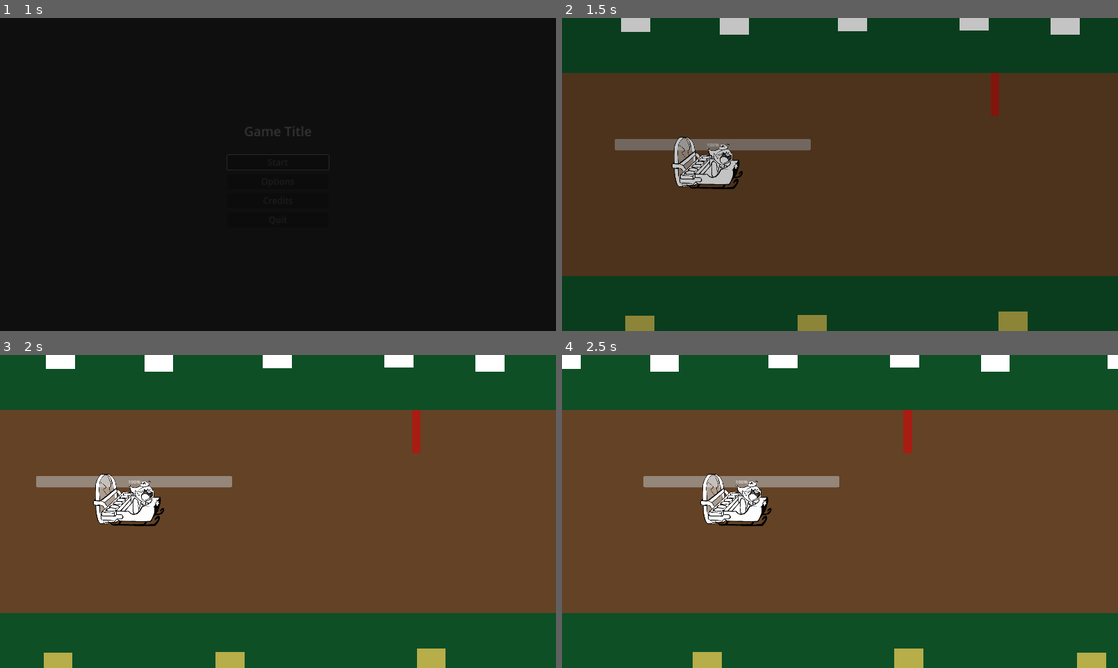
Above: before the commit, frames 1-4 (two rows, left to right).
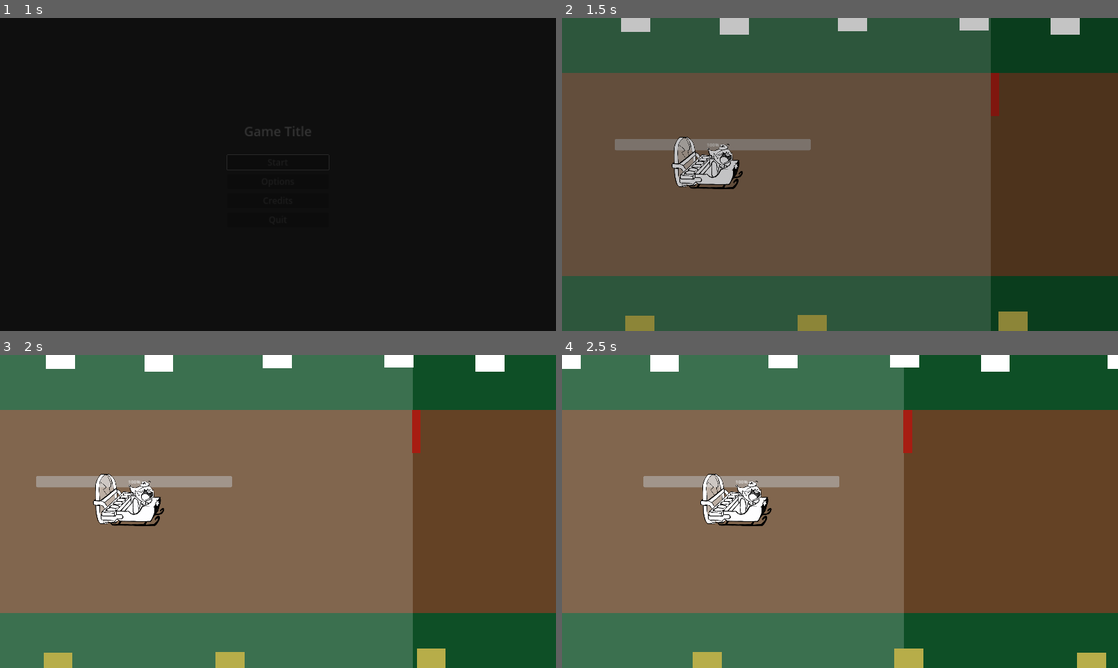
Above: after the commit, the same moments.

Repository: hsandt/ld53
Game: Godot game, scene res://scenes/main_menu_scene.tscn
The game is run twice, just before and just after one commit, with the same random seed, the same clock (stepped at 60 frames per second) and the same inputs.
Inputs (mouse positions are in pixels of both pictures, inside the frame that each line leads up to):
- Up to frame 1 (1 s): tap Enter (ui_accept) at 0.5, 0.77 s; move the mouse to (400, 158) at 0.52 s; hold Right (ui_right) from 0.53 s (still down); hold M (app_next_resolution) from 0.53 s (still down); click (400, 158) at 0.67 s
- Up to frame 2 (1.5 s): move the mouse to (728, 190) at 1.27 s; release Right (ui_right) at 1.28 s; release M (app_next_resolution) at 1.28 s; hold S (down) from 1.28 s (still down); tap N (app_prev_resolution) at 1.35 s
- Up to frame 3 (2 s): keep holding S (down); tap Enter (ui_accept) at 1.52 s
- Up to frame 4 (2.5 s): move the mouse to (895, 442) at 2.02 s; release S (down) at 2.03 s; hold Right (ui_right) from 2.03 s (still down); hold M (app_next_resolution) from 2.03 s (still down)

Frame 1 is identical in both runs. In frame 2, 73% of the frame differs, in the area x 0-78%, y 0-100%; in frame 3, 70%; in frame 4, 58%.

Commit message:
disable 3D option

Diff:
--- a/prefabs/options_menu_custom.tscn
+++ b/prefabs/options_menu_custom.tscn
@@ -102,6 +102,7 @@
 text = "V-Sync"
 
 [node name="MarginContainer2" type="MarginContainer" parent="MarginContainer/ScrollContainer/VBoxContainer"]
+visible = false
 layout_mode = 2
 theme_override_constants/margin_left = 100
 theme_override_constants/margin_right = 100
@@ -167,6 +168,7 @@
 [node name="GamepadClosable" parent="MarginContainer/ScrollContainer/VBoxContainer/MarginContainer3/VBoxContainer/AntiAliasing2DOptionButton" instance=ExtResource("5_nl5i3")]
 
 [node name="AntiAliasing3DLabel" type="Label" parent="MarginContainer/ScrollContainer/VBoxContainer/MarginContainer3/VBoxContainer"]
+visible = false
 layout_mode = 2
 theme_override_font_sizes/font_size = 25
 text = "3D Anti Aliasing"
@@ -174,6 +176,7 @@
 
 [node name="AntiAliasing3DOptionButton" type="OptionButton" parent="MarginContainer/ScrollContainer/VBoxContainer/MarginContainer3/VBoxContainer"]
 unique_name_in_owner = true
+visible = false
 layout_mode = 2
 tooltip_text = "Smooths out edges of 3D objects"
 item_count = 4
--- a/scenes/first_scene.tscn
+++ b/scenes/first_scene.tscn
@@ -1,9 +1,10 @@
-[gd_scene load_steps=11 format=3 uid="uid://ddxu5buxr3lp5"]
+[gd_scene load_steps=12 format=3 uid="uid://ddxu5buxr3lp5"]
 
 [ext_resource type="PackedScene" uid="uid://bkxvhy0xyc6my" path="res://prefabs/ingame/in_game_manager.tscn" id="1_i0ea3"]
+[ext_resource type="Texture2D" uid="uid://d0vvv3dcec8mu" path="res://sprites/white_square_1x1.png" id="1_pefx0"]
 [ext_resource type="PackedScene" uid="uid://bigtdfruv4w60" path="res://prefabs/pause_menu_custom.tscn" id="2_afo14"]
-[ext_resource type="AudioStream" uid="uid://ddhkhbl82shqs" path="res://audio/bgm/Level_WIP.ogg" id="2_lp7af"]
-[ext_resource type="PackedScene" uid="uid://4n8e4dswbycl" path="res://prefabs/ingame/player_character_body_2d.tscn" id="3_82xke"]
+[ext_resource type="AudioStream" uid="uid://ddhkhbl82shqs" path="res://audio/bgm/Level_WIP.ogg" id="2_bo6oh"]
+[ext_resource type="PackedScene" uid="uid://cgrwrw8imf0gg" path="res://prefabs/ingame/player_character_body_2d.tscn" id="3_82xke"]
 [ext_resource type="Script" path="res://scripts/audio/MusicStreamPlayer.gd" id="3_a3gc7"]
 [ext_resource type="Script" path="res://scripts/ingame/ScrollingCenter.gd" id="6_b3o2y"]
 [ext_resource type="PackedScene" uid="uid://cxmcka11cekmi" path="res://prefabs/ingame/camera_2d.tscn" id="6_cbhgf"]
@@ -75,6 +76,7 @@
 [node name="Sprite2D" type="Sprite2D" parent="RigidBody2D Screen Colliders (BAD causes speed up)"]
 modulate = Color(1, 1, 1, 0.188235)
 scale = Vector2(1920, 1080)
+texture = ExtResource("1_pefx0")
 
 [node name="Map1" parent="." instance=ExtResource("8_srhq4")]
 
Not shown: 1 places in data/modifiers/obstacle_damage.tres that only renumber resources
Not shown: 1 places in data/modifiers/town_cargo.tres that only renumber resources
Not shown: 1 places in scenes/first_scene.tscn that only renumber resources
Not shown: 1 places in scenes/test/test_level.tscn that only renumber resources
